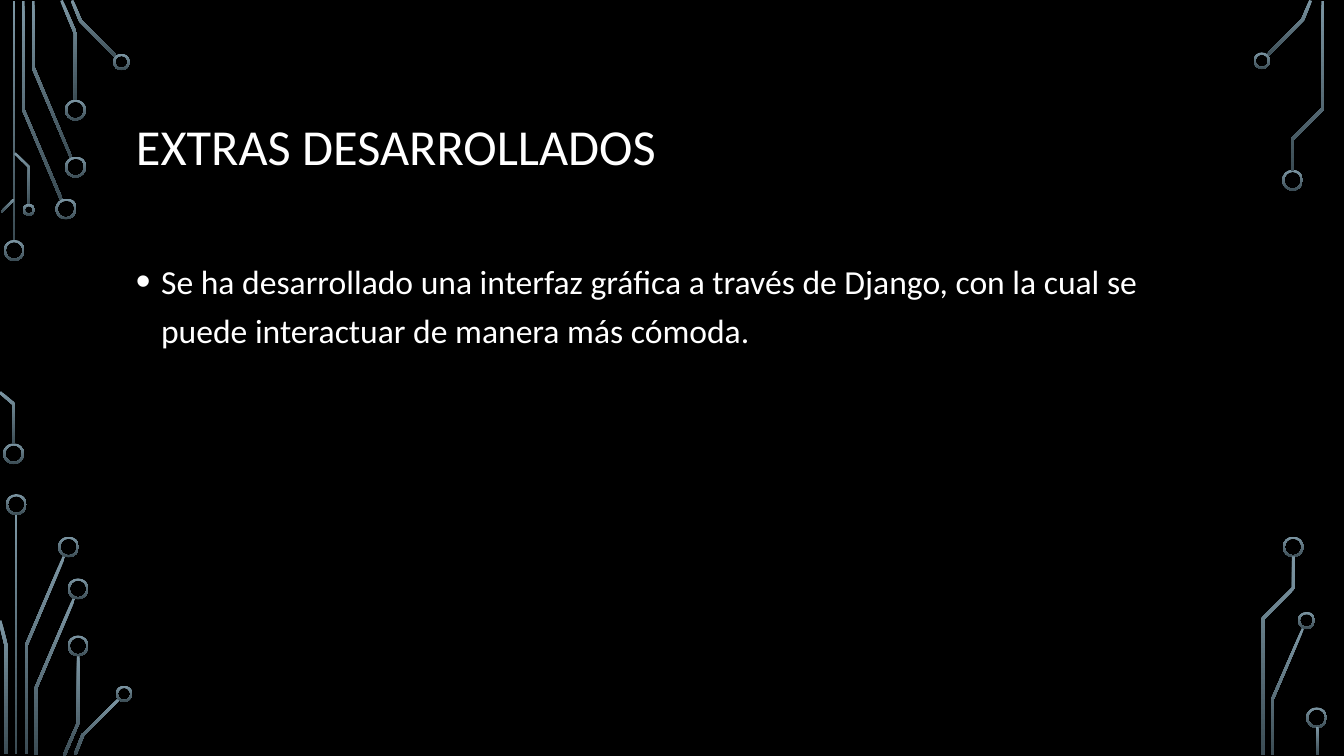
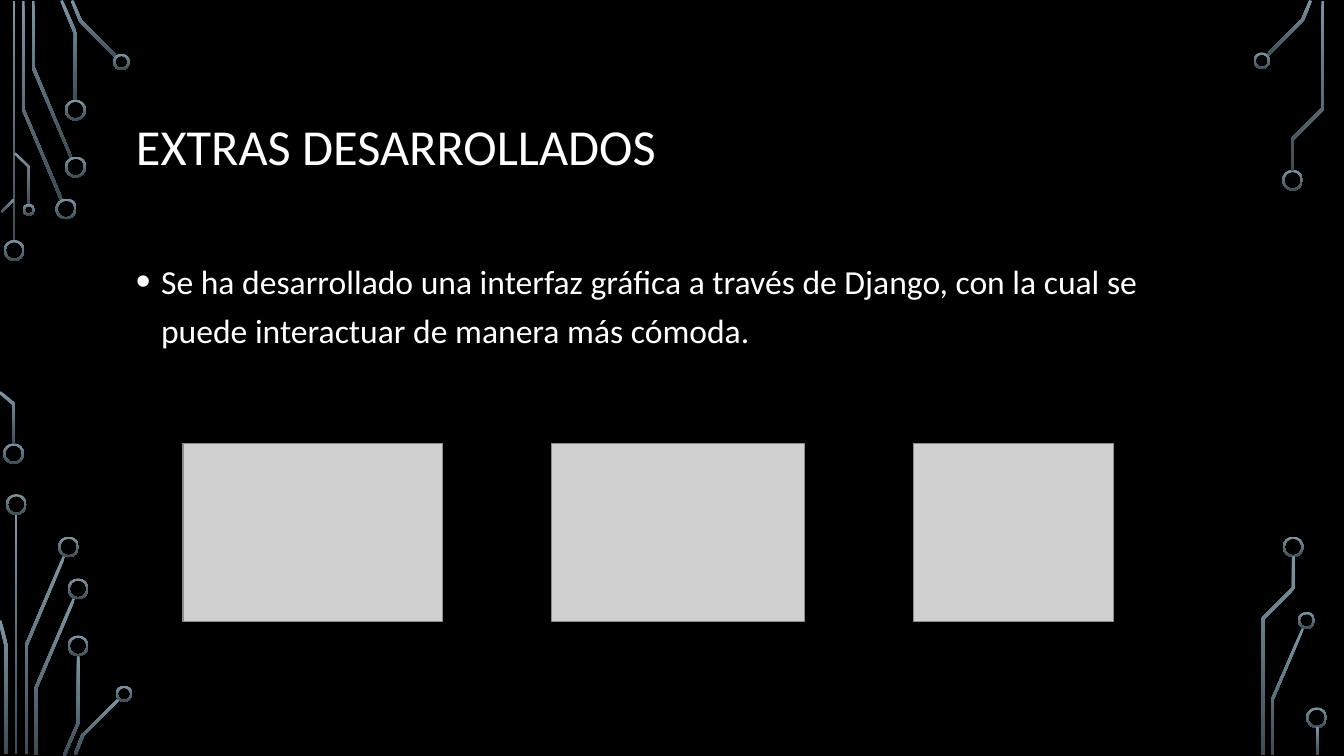
Before and after one commit to ManelDiaz/Reto_Envio, a slide deck: slide 8 of RETO 2 Envío de datos.pptx. Drawn at 1344x756 pixels with LibreOffice and Linux fonts; fonts in the diff are those of the drawing; grey boxes stand for pictures; background and template pictures are left out. Boxes give left, top, right and bottom in pixels: in the first picture for what was removed or moved away, otherwise in the second. Text is boxed around its words. In the diff, an @@ line names an element or a change of style, - is before the commit and + after.

```diff
--- a/RETO 2 Envío de datos.pptx
+++ b/RETO 2 Envío de datos.pptx
@@ picture added at (x1=184, y1=444, x2=444, y2=622) @@
@@ picture added at (x1=552, y1=444, x2=805, y2=622) @@
@@ picture added at (x1=913, y1=444, x2=1113, y2=622) @@
```
Also in this commit, not shown: 1 other slide changed.
